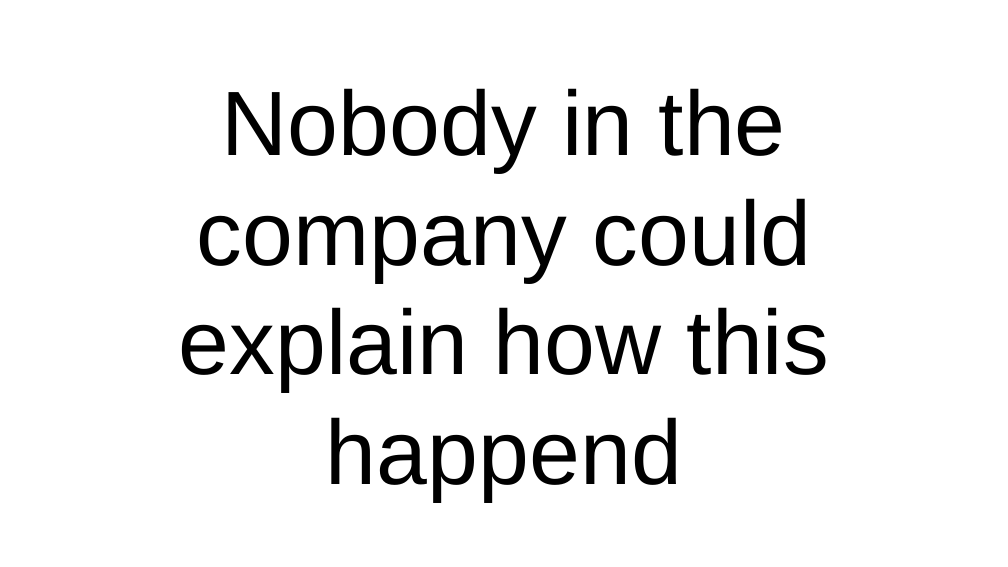
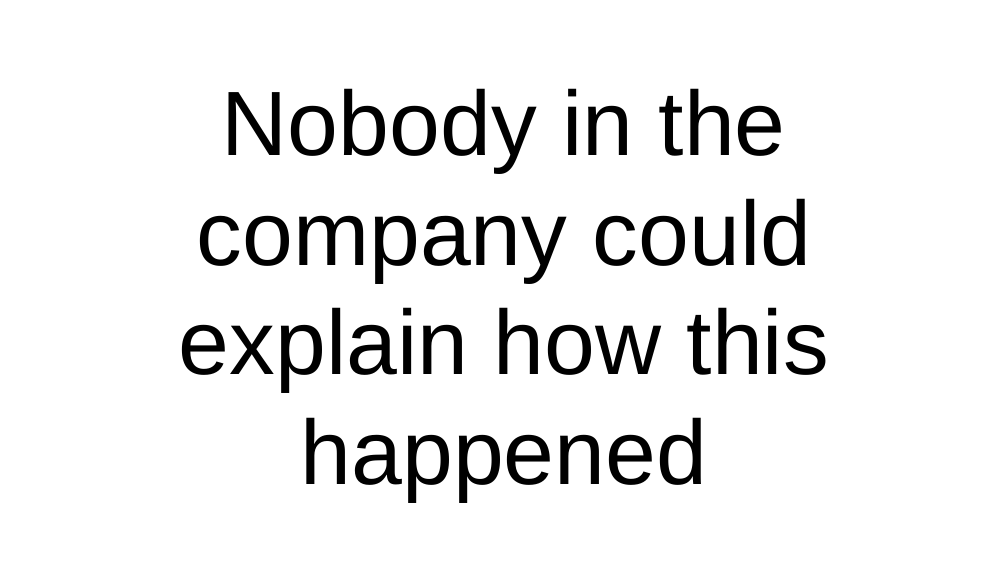
Before and after one commit to tebeka/talks, a slide deck: slide 6 of data-management/data-management.odp. Drawn at 1008x567 pixels with LibreOffice and Linux fonts; fonts in the diff are those of the drawing. Boxes give left, top, right and bottom in pixels: in the first picture for what was removed or moved away, otherwise in the second. Text is boxed around its words. In the diff, an @@ line names an element or a change of style, - is before the commit and + after.

```diff
--- a/data-management/data-management.odp
+++ b/data-management/data-management.odp
@@ title at box(179, 88, 829, 501): text changed @@
-Nobody in the company could explain how this happend
+Nobody in the company could explain how this happened
```
Also in this commit, not shown: 8 other slides changed, 1 slide added.
